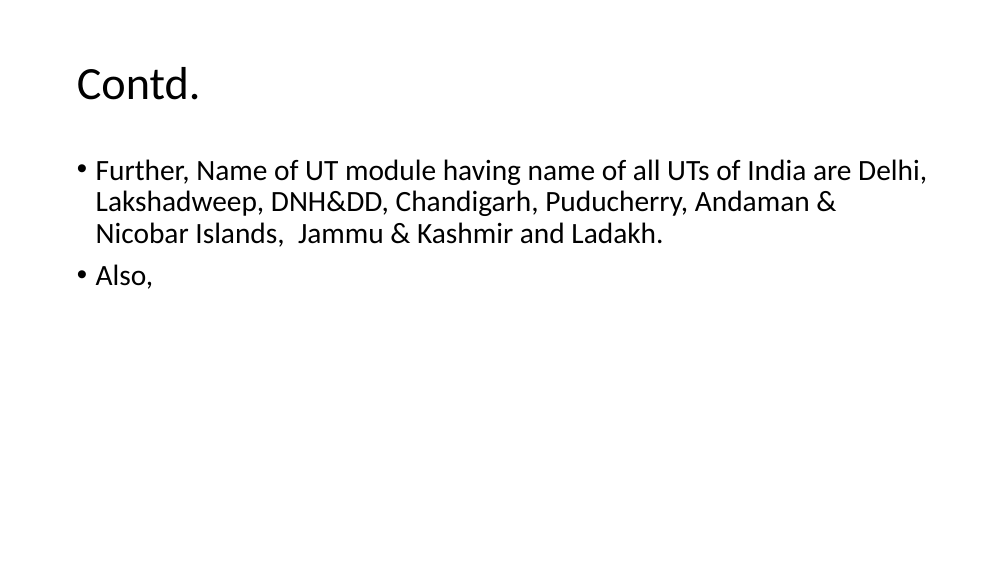
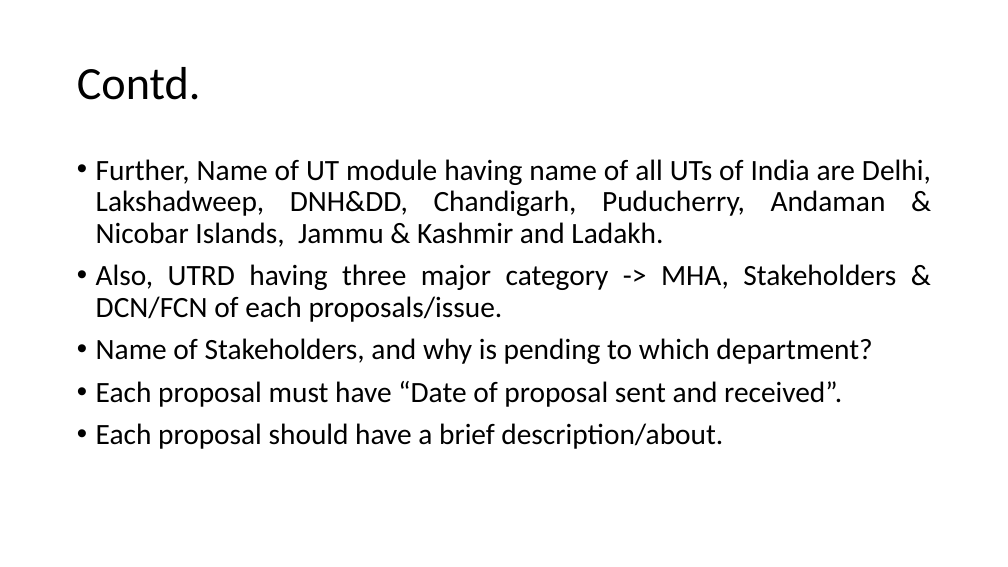
Before and after one commit to Hack3rOneness/UTRD, a slide deck: slide 3 of UT Registration Dashboard.pptx. Drawn at 1008x567 pixels with LibreOffice and Linux fonts; fonts in the diff are those of the drawing. Boxes give left, top, right and bottom in pixels: in the first picture for what was removed or moved away, otherwise in the second. Text is boxed around its words. In the diff, an @@ line names an element or a change of style, - is before the commit and + after.

```diff
--- a/UT Registration Dashboard.pptx
+++ b/UT Registration Dashboard.pptx
@@ text at <box>96,159,931,247</box>: alignment left to justified @@
@@ text at <box>96,264,896,449</box>: text changed @@
-• Also,
+• Also, UTRD having three major category -> MHA, Stakeholders & DCN/FCN of each proposals/issue.
+• Name of Stakeholders, and why is pending to which department?
+• Each proposal must have “Date of proposal sent and received”.
+• Each proposal should have a brief description/about.
```
Also in this commit, not shown: 1 other slide changed, 2 slides added.
